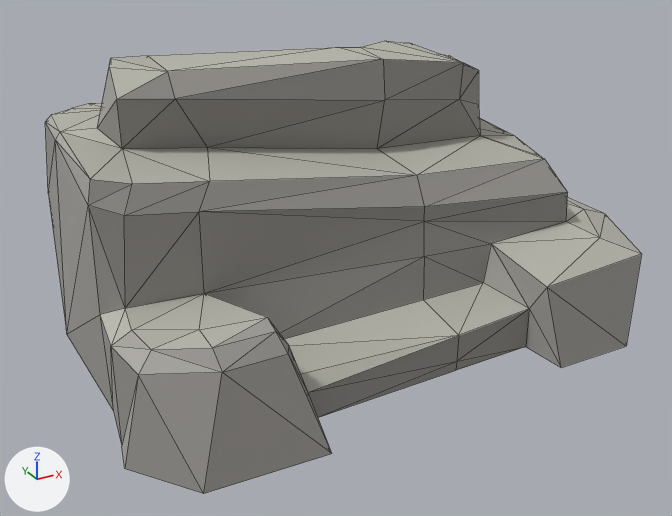
The glTF model assets/models/mapa/roca/rock_01c.glb as it was, and as the next commit left it.
The view is the same before and after, from a 50 mm camera at (-12.67, -22.45, 13.35) aimed at (-0.62, -0.54, 2.4). Arrows for +X, +Y and +Z are at lower left; the lights stay in place. The picture after the commit comes second. Mesh edges are drawn as thin lines. Vertices at exactly the same position are counted once.

The first picture shows 'mapa.roca.env_rock_01c'.
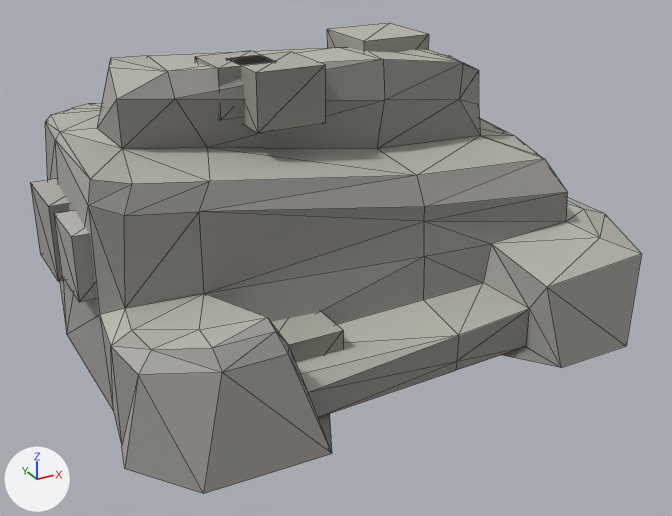
What differs and where, as boxes (x1, y1, x2, y2) in the pictures (672 x 516 px):
```json
{"object": "mapa.roca.env_rock_01c", "change": "reshaped", "before": [45, 41, 642, 494], "after": [30, 23, 642, 494]}
{"part": 1, "of": "me_mapa_roca_env_rock_01c", "change": "added", "after": [30, 179, 69, 282]}
{"part": 2, "of": "me_mapa_roca_env_rock_01c", "change": "added", "after": [271, 312, 343, 362]}
{"part": 3, "of": "me_mapa_roca_env_rock_01c", "change": "added", "after": [54, 210, 97, 302]}
{"part": 4, "of": "me_mapa_roca_env_rock_01c", "change": "added", "after": [327, 23, 429, 52]}
{"part": 5, "of": "me_mapa_roca_env_rock_01c", "change": "added", "after": [195, 51, 274, 120]}
{"part": 6, "of": "me_mapa_roca_env_rock_01c", "change": "added", "after": [226, 51, 325, 133]}
{"part": 7, "of": "me_mapa_roca_env_rock_01c", "change": "added", "after": [318, 347, 561, 452]}
```

The change, as JSON lines over the scene's bpy script:
```json
{"block": "me_mapa_roca_env_rock_01c", "where": "# used by ob_mapa_roca_env_rock_01c; location = (0.0, 0.0, 0.0)"}
{"op": "remove", "block": "me_mapa_roca_env_rock_01c", "code": "me_mapa_roca_env_rock_01c.from_pydata(...)  # 135 vertices, 246 faces; spans x -8.5..8.5, y -6.8..6.8, z 0.0..8.3"}
{"op": "add", "block": "me_mapa_roca_env_rock_01c", "code": "me_mapa_roca_env_rock_01c.from_pydata(...)  # 208 vertices, 376 faces; spans x -8.5..8.5, y -6.8..6.8, z 0.0..8.3"}
{"block": "me_mapa_roca_env_rock_01c", "change": "me_mapa_roca_env_rock_01c part 1: a new loose piece, a box spanning x -8.4..-6.3, y 0.3..2.3, z 3.1..5.1, in mat_facetado"}
{"block": "me_mapa_roca_env_rock_01c", "change": "me_mapa_roca_env_rock_01c part 2: a new loose piece, a box spanning x -4.8..-2.6, y -4.5..-2.4, z 0.2..2.4, in mat_facetado"}
{"block": "me_mapa_roca_env_rock_01c", "change": "me_mapa_roca_env_rock_01c part 3: a new loose piece, a box spanning x -8.5..-6.8, y -2.3..-0.7, z 3.6..5.3, in mat_facetado"}
{"block": "me_mapa_roca_env_rock_01c", "change": "me_mapa_roca_env_rock_01c part 4: a new loose piece, a box spanning x 1.1..3.3, y 0.9..3.1, z 6.3..8.3, in mat_facetado"}
{"block": "me_mapa_roca_env_rock_01c", "change": "me_mapa_roca_env_rock_01c part 5: a new loose piece, a box spanning x -4.0..-2.3, y -0.4..1.2, z 7.0..8.3, in mat_facetado"}
{"block": "me_mapa_roca_env_rock_01c", "change": "me_mapa_roca_env_rock_01c part 6: a new loose piece, a box spanning x -3.3..-1.4, y -1.4..0.6, z 6.8..8.3, in mat_facetado"}
{"block": "me_mapa_roca_env_rock_01c", "change": "me_mapa_roca_env_rock_01c part 7"}
{"block": "me_mapa_roca_env_rock_01c", "change": "1 vertex is added at (-1.1, -0.7, 0.6)"}
{"block": "me_mapa_roca_env_rock_01c", "change": "22 new faces join them"}
{"block": "me_mapa_roca_env_rock_01c", "change": "other edits to the shape of me_mapa_roca_env_rock_01c do not show in these pictures"}
```
